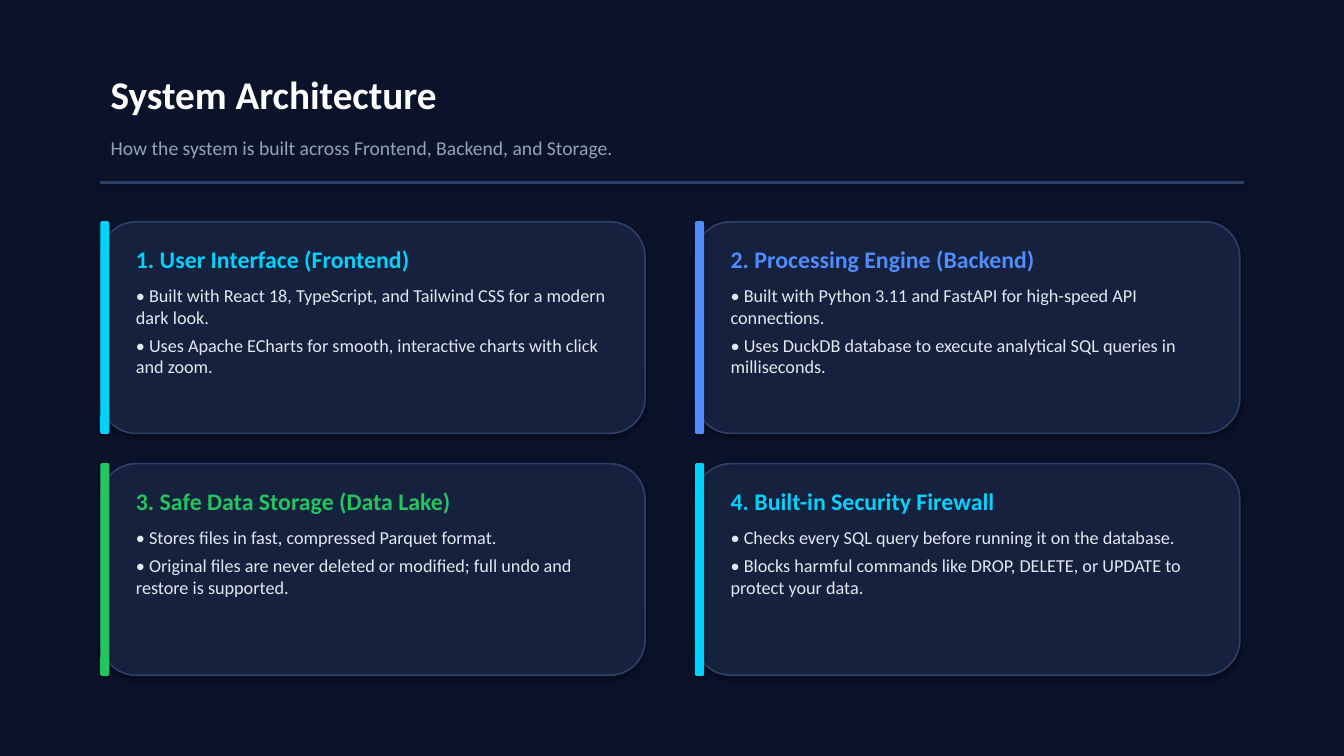
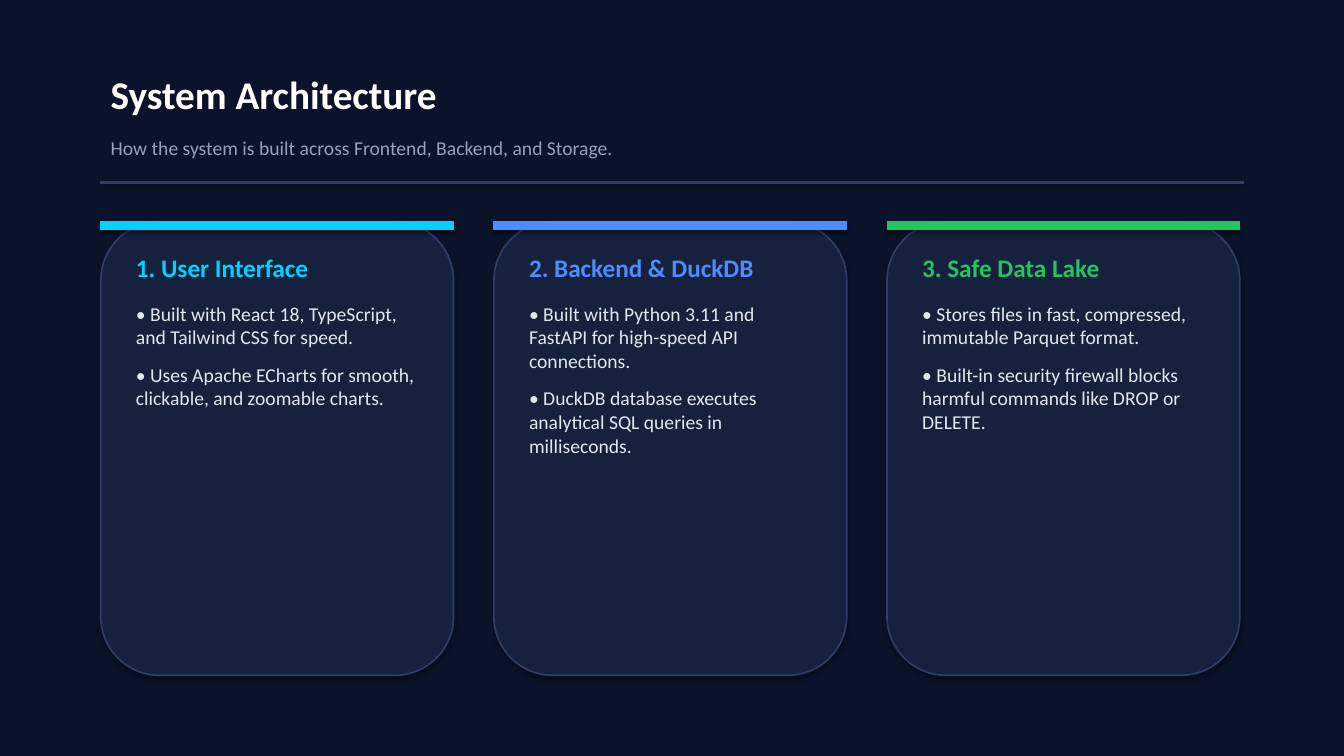
Before and after one commit to bommisettydattasaimanikanta/insightX-ai, a slide deck: slide 4 of InsightX_AI_Project_Presentation.pptx. Drawn at 1344x756 pixels with LibreOffice and Linux fonts; fonts in the diff are those of the drawing. Boxes give left, top, right and bottom in pixels: in the first picture for what was removed or moved away, otherwise in the second. Text is boxed around its words. In the diff, an @@ line names an element or a change of style, - is before the commit and + after.

```diff
--- a/InsightX_AI_Project_Presentation.pptx
+++ b/InsightX_AI_Project_Presentation.pptx
@@ rounded rectangle: place and size @@
-rounded rectangle at <box>101,222,645,434</box>
+rounded rectangle at <box>101,222,454,676</box>
@@ rounded rectangle removed at <box>101,222,109,434</box> @@
@@ rectangle added at <box>101,222,454,230</box>, fill #00D2FF, outline #00D2FF 0.75 pt @@
@@ rounded rectangle: place and size @@
-rounded rectangle at <box>696,222,1240,434</box>
+rounded rectangle at <box>494,222,847,676</box>
@@ rectangle added at <box>494,222,847,230</box>, fill #4F8CFF, outline #4F8CFF 0.75 pt @@
@@ rounded rectangle removed at <box>696,222,704,434</box> @@
@@ rounded rectangle: place and size @@
-rounded rectangle at <box>101,464,645,676</box>
+rounded rectangle at <box>887,222,1240,676</box>
@@ rectangle added at <box>887,222,1240,230</box>, fill #22C55E, outline #22C55E 0.75 pt @@
@@ text at <box>136,259,414,407</box>: text changed; size 13 to 14 pt @@
-1. User Interface (Frontend)
-• Built with React 18, TypeScript, and Tailwind CSS for a modern dark look.
-• Uses Apache ECharts for smooth, interactive charts with click and zoom.
+1. User Interface
+• Built with React 18, TypeScript, and Tailwind CSS for speed.
+• Uses Apache ECharts for smooth, clickable, and zoomable charts.
@@ text "2. Backend & DuckDB": place and size @@
-text "2. Backend & DuckDB" at <box>731,250,1176,373</box>
+text "2. Backend & DuckDB" at <box>529,259,757,453</box>
@@ text at <box>529,259,753,277</box>: text changed; size 17 to 18 pt @@
-2. Processing Engine (Backend)
+2. Backend & DuckDB
@@ text at <box>922,259,1186,429</box>: text changed; size 13 to 14 pt @@
-3. Safe Data Storage (Data Lake)
-• Stores files in fast, compressed Parquet format.
-• Original files are never deleted or modified; full undo and restore is supported.
+3. Safe Data Lake
+• Stores files in fast, compressed, immutable Parquet format.
+• Built-in security firewall blocks harmful commands like DROP or DELETE.
@@ text at <box>529,307,754,368</box>: size 13 to 14 pt in "• Built with Python 3.11 and FastAPI ..."; more space between paragraphs @@
@@ text at <box>529,391,757,453</box>: text changed; size 13 to 14 pt @@
-• Uses DuckDB database to execute analytical SQL queries in milliseconds.
+• DuckDB database executes analytical SQL queries in milliseconds.
@@ rounded rectangle removed at <box>101,464,109,676</box> @@
@@ rounded rectangle removed at <box>696,464,1240,676</box> @@
@@ rounded rectangle removed at <box>696,464,704,676</box> @@
@@ text removed at <box>731,493,1181,597</box> @@
-4. Built-in Security Firewall
-• Checks every SQL query before running it on the database.
-• Blocks harmful commands like DROP, DELETE, or UPDATE to protect your data.
```
Also in this commit, not shown: 9 other slides changed, 2 other files.
